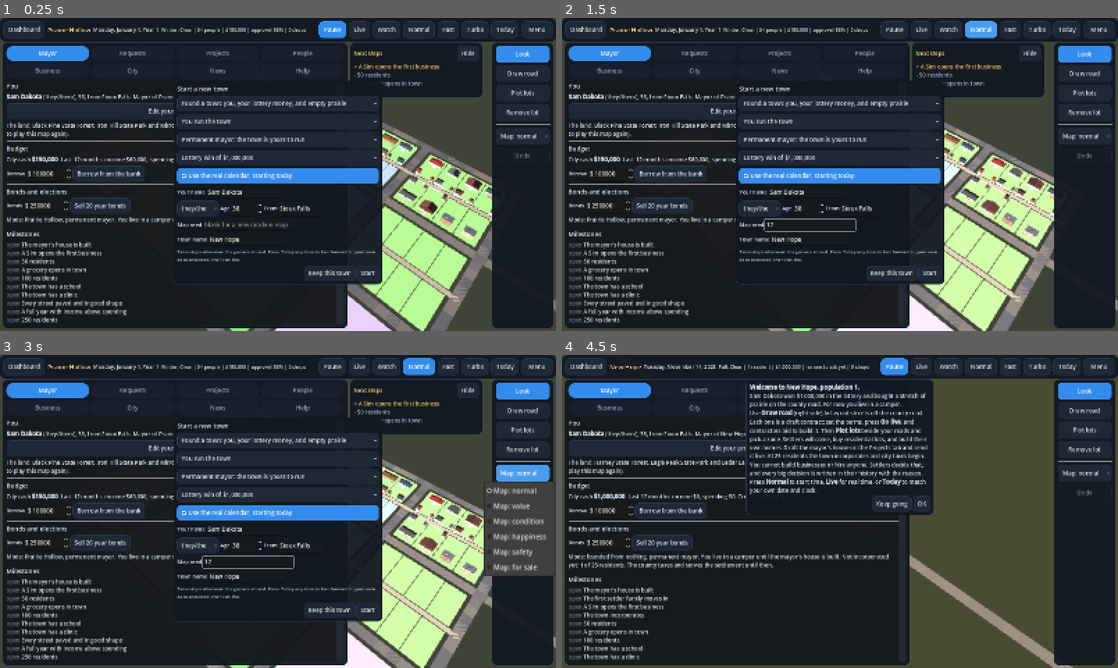
Above: before the commit, frames 1-4 (two rows, left to right).
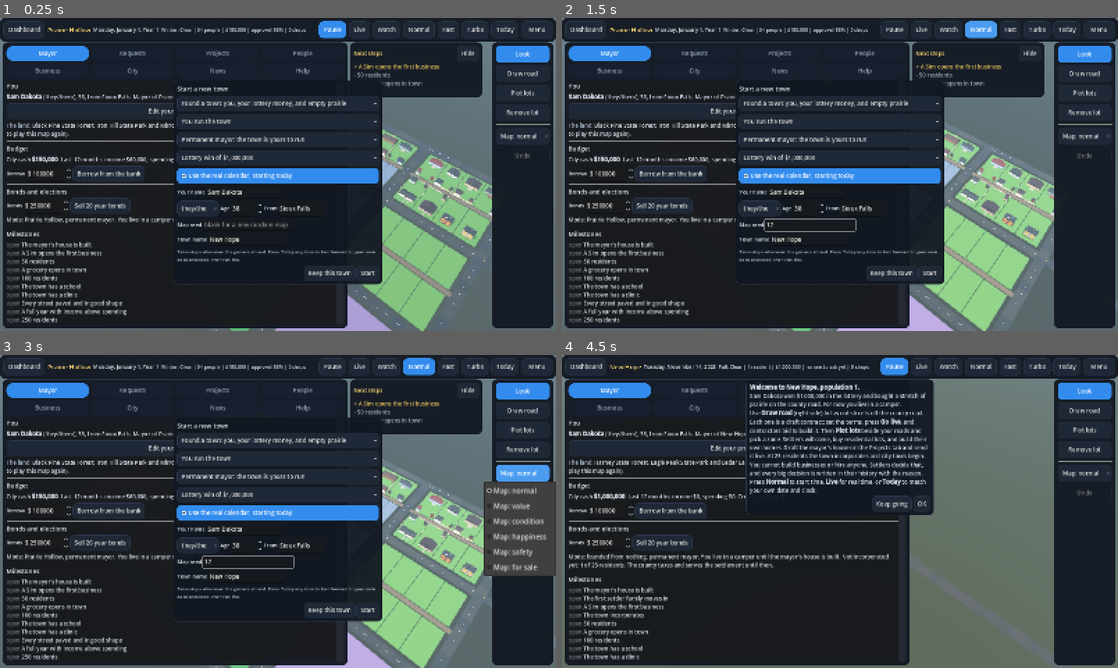
Above: after the commit, the same moments.

Repository: KeiphCodes/Tap-War
Game: Godot game, scene res://town/main.tscn
Same seed, same stepped clock (60 frames per second), same inputs: the game is played once before the commit and once after it.
Inputs (mouse positions are in pixels of both pictures, inside the frame that each line leads up to):
- Up to frame 1 (0.25 s): no input
- Up to frame 2 (1.5 s): click (812, 224) at 0.52 s; type "12" at 0.6 s; click "Normal" at 1.25 s
- Up to frame 3 (3 s): click "Normal" at 2 s; click "Map: normal" at 2.75 s
- Up to frame 4 (4.5 s): click "Map: normal" at 3.5 s; click "Start" at 4.25 s

The runs differ from the first frame. In frame 1, 16% of the frame differs, in the area x 0-100%, y 0-100%; in frame 2, 16%; in frame 3, 16%; in frame 4, 24%.

Commit message:
Graphics: true colors (batched vertex colors converted, softer light), no road flicker (exact road pieces, crossing pads, camera clip range follows zoom, roads don't take shadows), steadier shadows, filmic tone, light haze, center lines, smoother edges
Co-Authored-By: Claude Opus 5.5 <noreply@anthropic.com>
Claude-Session: https://claude.ai/code/session_01SmfCcwLG5uoExxrbwbvfme

Diff:
--- a/project.godot
+++ b/project.godot
@@ -23,4 +23,6 @@
 
 renderer/rendering_method="gl_compatibility"
 renderer/rendering_method.mobile="gl_compatibility"
-anti_aliasing/quality/msaa_3d=1
+anti_aliasing/quality/msaa_3d=2
+anti_aliasing/quality/msaa_3d.mobile=1
+anti_aliasing/quality/msaa_3d.web=1
--- a/town/view.gd
+++ b/town/view.gd
@@ -42,6 +42,9 @@
 var mats: Dictionary = {}
 var ground_mi: MeshInstance3D
 var sun: DirectionalLight3D
+## How strong the sun and the sky light are, against the time of day curve.
+var sun_scale: float = 0.9
+var amb_scale: float = 0.85
 var env: Environment
 var cam: Camera3D
 var target: Vector3 = Vector3.ZERO
@@ -212,14 +215,28 @@
 	_gi = PackedInt32Array()
 
 
-func _batch_end(parent: Node3D) -> MeshInstance3D:
+var _flat_mat: StandardMaterial3D
+## Batched shapes carry their colors per vertex; the renderer treats those as
+## linear light, so they are converted from the sRGB colors used everywhere else.
+var batch_linear: bool = true
+
+
+func _batch_end(parent: Node3D, flat: bool = false) -> MeshInstance3D:
 	_batching = false
+	if flat and _flat_mat == null:
+		_flat_mat = StandardMaterial3D.new()
+		_flat_mat.vertex_color_use_as_albedo = true
+		_flat_mat.vertex_color_is_srgb = true
+		_flat_mat.roughness = 0.9
+		_flat_mat.disable_receive_shadows = true
 	if _batch_mat == null:
 		_batch_mat = StandardMaterial3D.new()
 		_batch_mat.vertex_color_use_as_albedo = true
+		_batch_mat.vertex_color_is_srgb = true
 		_batch_mat.roughness = 0.85
 		_glow_mat = StandardMaterial3D.new()
 		_glow_mat.vertex_color_use_as_albedo = true
+		_glow_mat.vertex_color_is_srgb = true
 		_glow_mat.shading_mode = BaseMaterial3D.SHADING_MODE_UNSHADED
 	var am: ArrayMesh = ArrayMesh.new()
 	if not _bv.is_empty():
@@ -230,7 +247,7 @@
 		a[Mesh.ARRAY_COLOR] = _bc
 		a[Mesh.ARRAY_INDEX] = _bi
 		am.add_surface_from_arrays(Mesh.PRIMITIVE_TRIANGLES, a)
-		am.surface_set_material(am.get_surface_count() - 1, _batch_mat)
+		am.surface_set_material(am.get_surface_count() - 1, _flat_mat if flat else _batch_mat)
 	if not _gv.is_empty():
 		var g: Array = []
 		g.resize(Mesh.ARRAY_MAX)
@@ -255,19 +272,22 @@
 
 func _batch_add(pm: PrimitiveMesh, key: String, xf: Transform3D, c: Color, glow: bool) -> void:
 	xf = _bxf * xf
+	if batch_linear:
+		c = c.srgb_to_linear()
 	if not _prim_cache.has(key):
 		_prim_cache[key] = pm.get_mesh_arrays()
 	var arrs: Array = _prim_cache[key]
 	var verts: PackedVector3Array = arrs[Mesh.ARRAY_VERTEX]
 	var norms: PackedVector3Array = arrs[Mesh.ARRAY_NORMAL]
 	var idx: PackedInt32Array = arrs[Mesh.ARRAY_INDEX]
+	var nb: Basis = xf.basis.inverse().transposed()
 	if glow:
 		var base_g: int = _gv.size()
 		for v in verts:
 			_gv.append(xf * v)
 			_gc.append(c)
 		for nn in norms:
-			_gn.append((xf.basis * nn).normalized())
+			_gn.append((nb * nn).normalized())
 		for k in idx:
 			_gi.append(base_g + k)
 	else:
@@ -276,7 +296,7 @@
 			_bv.append(xf * v)
 			_bc.append(c)
 		for nn in norms:
-			_bn.append((xf.basis * nn).normalized())
+			_bn.append((nb * nn).normalized())
 		for k in idx:
 			_bi.append(base + k)
 
@@ -385,14 +405,28 @@
 	env.ambient_light_source = Environment.AMBIENT_SOURCE_COLOR
 	env.ambient_light_color = Color(0.75, 0.78, 0.85)
 	env.ambient_light_energy = 0.5
-	env.fog_enabled = false
+	# filmic tone so bright roofs and snow keep detail, a touch more color, and a
+	# light haze that gives distance
+	env.tonemap_mode = Environment.TONE_MAPPER_FILMIC
+	env.tonemap_exposure = 1.05
+	env.adjustment_enabled = true
+	env.adjustment_saturation = 1.0
+	env.adjustment_contrast = 1.03
+	env.fog_enabled = true
 	env.fog_light_color = Color(0.7, 0.8, 0.9)
-	env.fog_density = 0.0007
+	env.fog_density = 0.0002
+	env.fog_sky_affect = 0.0
 	we.environment = env
 	add_child(we)
 	sun = DirectionalLight3D.new()
 	sun.shadow_enabled = true
 	sun.directional_shadow_max_distance = 260.0
+	sun.directional_shadow_mode = DirectionalLight3D.SHADOW_PARALLEL_2_SPLITS
+	sun.directional_shadow_blend_splits = true
+	sun.shadow_bias = 0.12
+	sun.shadow_normal_bias = 2.5
+	sun.shadow_blur = 1.5
+	sun.light_color = Color(1.0, 0.97, 0.9)
 	sun.light_energy = 1.15
 	sun.rotation = Vector3(deg_to_rad(-50.0), deg_to_rad(35.0), 0.0)
 	add_child(sun)
@@ -411,7 +445,15 @@
 	dist = maxf(dist, 14.0)
 	var dir: Vector3 = Vector3(cos(pitch) * sin(yaw), -sin(pitch), cos(pitch) * cos(yaw))
 	cam.position = target + dir * dist
+	# never under the hills
+	var gh: float = LTTerrain.height(w, cam.position.x, cam.position.z) + 4.0
+	if cam.position.y < gh:
+		cam.position.y = gh
 	cam.look_at(target, Vector3.UP)
+	cam.near = clampf(dist * 0.02, 0.25, 8.0)
+	cam.far = maxf(3000.0, dist * 8.0)
+	# shadows cover what is on screen: sharp up close, wider and softer far out
+	sun.directional_shadow_max_distance = clampf(dist * 2.2, 120.0, 1200.0)
 
 
 func _build_ground() -> void:
@@ -482,17 +524,32 @@
 		if str(p["status"]) == "draft" and str(p["ptype"]) == "road_build":
 			drafts[int(p["street"])] = true
 	_batch_begin()
+	var node_pads: Dictionary = {}
 	for s in w.roads:
 		if bool(s.get("removed", false)):
 			continue
 		var a: Dictionary = w.road_nodes[int(s["a"])]
 		var b: Dictionary = w.road_nodes[int(s["b"])]
-		var pa: Vector3 = Vector3(float(a["x"]) * CELL, 0.03, float(a["y"]) * CELL)
-		var pb: Vector3 = Vector3(float(b["x"]) * CELL, 0.03, float(b["y"]) * CELL)
+		# each street a hair apart so two crossing streets never fight for the same pixel
+		var ry: float = 0.08 + 0.004 * float(int(s["street"]) % 5)
+		var pa: Vector3 = Vector3(float(a["x"]) * CELL, ry, float(a["y"]) * CELL)
+		var pb: Vector3 = Vector3(float(b["x"]) * CELL, ry, float(b["y"]) * CELL)
 		var horiz: bool = absf(pa.z - pb.z) < 0.01
 		var st: Dictionary = w.streets[int(s["street"])]
 		var rw: float = ROAD_W if str(st["kind"]) == "highway" else _road_width(int(s["street"]))
-		var size: Vector3 = Vector3(CELL + rw, 0.06, rw) if horiz else Vector3(rw, 0.06, CELL + rw)
+		# exactly one survey step long: neighbors meet edge to edge instead of
+		# overlapping (overlaps of slightly different grays flickered as stripes);
+		# streets running north and south sit a hair higher where they cross
+		var size: Vector3 = Vector3(CELL, 0.08, rw) if horiz else Vector3(rw, 0.08, CELL)
+		if not horiz:
+			pa.y += 0.012
+			pb.y += 0.012
+		for nd in [a, b]:
+			var nk: int = int(nd["x"]) * 100000 + int(nd["y"])
+			if not node_pads.has(nk):
+				node_pads[nk] = [Vector3(float(nd["x"]) * CELL, ry - 0.006, float(nd["y"]) * CELL), rw, bool(s.get("planned", false))]
+			elif rw > float(node_pads[nk][1]):
+				node_pads[nk][1] = rw
 		var cnd: float = float(s["condition"]) / 100.0
 		var planned: bool = bool(s.get("planned", false))
 		if not planned and str(st.get("surface", "")) == "gravel":
@@ -502,14 +559,14 @@
 		if not planned and bool(st.get("sidewalks", false)):
 			var off: float = rw * 0.5 + 0.7
 			for sgn in [-1.0, 1.0]:
-				var o: Vector3 = Vector3(0, 0.05, off * sgn) if horiz else Vector3(off * sgn, 0.05, 0)
-				_box(road_root, Vector3(CELL, 0.1, 1.0) if horiz else Vector3(1.0, 0.1, CELL), (pa + pb) * 0.5 + o, Color(0.72, 0.71, 0.68))
+				var o: Vector3 = Vector3(0, 0.06, off * sgn) if horiz else Vector3(off * sgn, 0.06, 0)
+				_box(road_root, Vector3(CELL, 0.14, 1.0) if horiz else Vector3(1.0, 0.14, CELL), (pa + pb) * 0.5 + o, Color(0.74, 0.73, 0.7))
 		if not planned and bool(st.get("lights", false)):
 			var o2: Vector3 = Vector3(0, 0, rw * 0.5 + 1.4) if horiz else Vector3(rw * 0.5 + 1.4, 0, 0)
 			var lp: Vector3 = (pa + pb) * 0.5 + o2
 			_box(road_root, Vector3(0.15, 3.2, 0.15), lp + Vector3(0, 1.6, 0), Color(0.25, 0.26, 0.28))
 			_box(road_root, Vector3(0.5, 0.25, 0.5), lp + Vector3(0, 3.3, 0), Color(1.0, 0.9, 0.6), _is_night())
-		var col: Color = Color(0.24, 0.24, 0.26).lerp(Color(0.5, 0.44, 0.36), clampf(1.0 - cnd, 0.0, 1.0) * 0.9)
+		var col: Color = Color(0.22, 0.23, 0.25).lerp(Color(0.5, 0.44, 0.36), clampf(1.0 - cnd, 0.0, 1.0) * 0.9)
 		if _snow:
 			col = col.lerp(Color(0.85, 0.87, 0.9), 0.5)
 		if not planned and str(st.get("surface", "")) == "concrete":
@@ -521,7 +578,17 @@
 			col = Color(0.47, 0.33, 0.2) if not drafts.has(int(s["street"])) else Color(0.86, 0.84, 0.74)
 			size.y = 0.03
 		_box(road_root, size, (pa + pb) * 0.5, col)
-	road_mi = _batch_end(road_root)
+		# a dashed center line on paved two way streets
+		if not planned and not _snow and str(st["kind"]) != "alley" and str(st.get("surface", "")) != "gravel" and cnd > 0.3:
+			var dash: Vector3 = Vector3(3.0, 0.02, 0.18) if horiz else Vector3(0.18, 0.02, 3.0)
+			_box(road_root, dash, (pa + pb) * 0.5 + Vector3(0, 0.05, 0), Color(0.93, 0.78, 0.25) if str(st["kind"]) == "highway" else Color(0.9, 0.9, 0.86))
+	# a square under every corner and crossing, so the pieces join without notches
+	for nk in node_pads:
+		var np: Array = node_pads[nk]
+		var ncol: Color = Color(0.47, 0.33, 0.2) if bool(np[2]) else (Color(0.24, 0.25, 0.27) if not _snow else Color(0.62, 0.64, 0.68))
+		_box(road_root, Vector3(float(np[1]), 0.08, float(np[1])), np[0], ncol)
+	road_mi = _batch_end(road_root, true)
+	road_mi.cast_shadow = GeometryInstance3D.SHADOW_CASTING_SETTING_OFF
 	_road_labels()
 
 
@@ -672,6 +739,7 @@
 		return
 	var m: StandardMaterial3D = StandardMaterial3D.new()
 	m.vertex_color_use_as_albedo = true
+	m.vertex_color_is_srgb = true
 	m.shading_mode = BaseMaterial3D.SHADING_MODE_UNSHADED
 	m.transparency = BaseMaterial3D.TRANSPARENCY_ALPHA
 	m.no_depth_test = true
@@ -773,9 +841,11 @@
 	land_mi.mesh = st.commit()
 	var lm: StandardMaterial3D = StandardMaterial3D.new()
 	lm.vertex_color_use_as_albedo = true
+	lm.vertex_color_is_srgb = true
 	lm.roughness = 0.95
 	lm.cull_mode = BaseMaterial3D.CULL_DISABLED
 	land_mi.material_override = lm
+	land_mi.cast_shadow = GeometryInstance3D.SHADOW_CASTING_SETTING_OFF
 	ground_root.add_child(land_mi)
 	if ground_mi != null:
 		ground_mi.visible = false
@@ -2251,7 +2321,7 @@
 	var elev: float = sin(clampf(day_t, 0.0, 1.0) * PI)
 	sun.rotation = Vector3(-deg_to_rad(8.0 + 62.0 * elev), deg_to_rad(-60.0 + 120.0 * clampf(day_t, 0.0, 1.0)), 0.0)
 	var night: bool = hour < 6.0 or hour > 19.5
-	sun.light_energy = 0.05 if night else 0.35 + elev * 0.9
+	sun.light_energy = (0.05 if night else 0.35 + elev * 0.9) * sun_scale
 	var sky: Color = Color(0.62, 0.78, 0.92)
 	if w.weather == "Rain" or w.weather == "Storm":
 		sky = Color(0.5, 0.55, 0.6)
@@ -2262,7 +2332,8 @@
 	elif hour < 7.5 or hour > 18.0:
 		sky = sky.lerp(Color(0.95, 0.6, 0.4), 0.45)
 	env.background_color = env.background_color.lerp(sky, clampf(delta * 2.0, 0.0, 1.0))
-	env.ambient_light_energy = 0.25 if night else 0.55
+	env.fog_light_color = env.background_color
+	env.ambient_light_energy = (0.25 if night else 0.55) * amb_scale
 	people_root.visible = dist < PEOPLE_DIST
 	_tier_timer += delta
 	if _tier_timer > 1.5:
